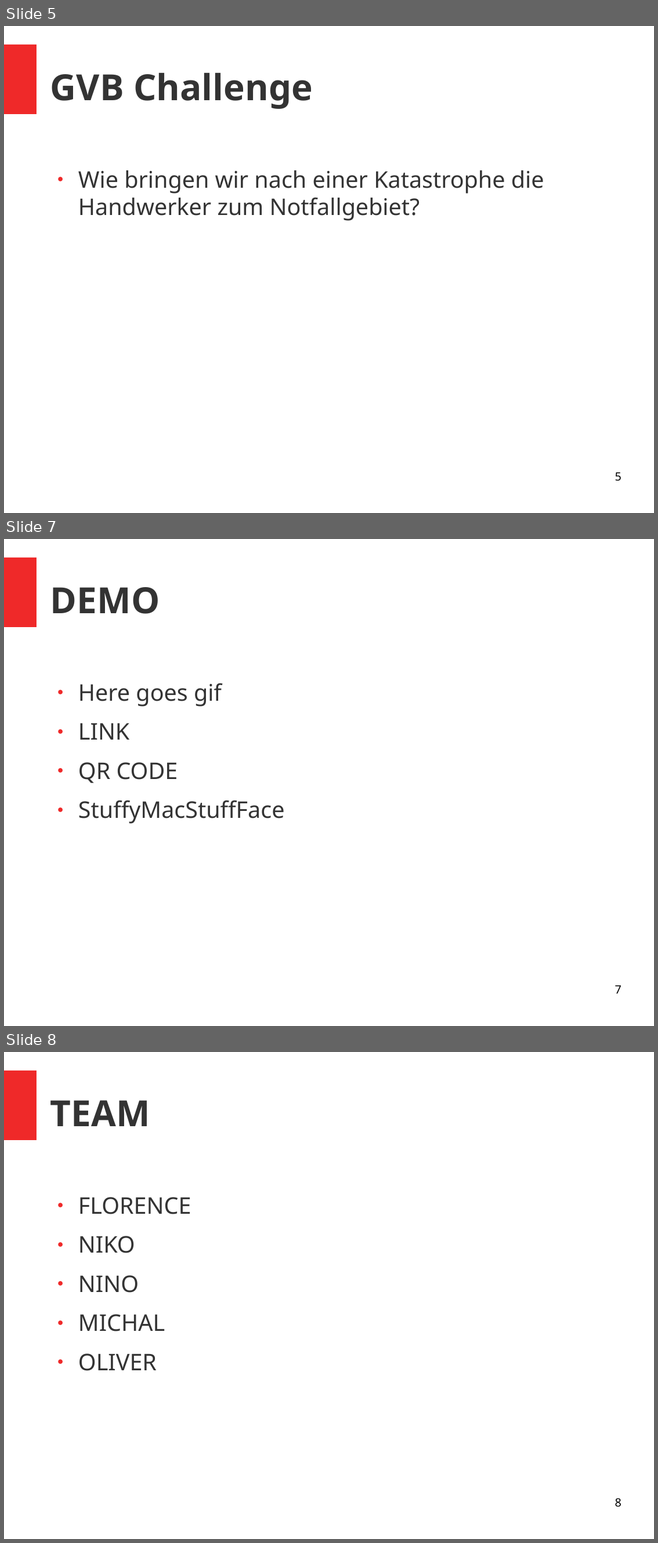
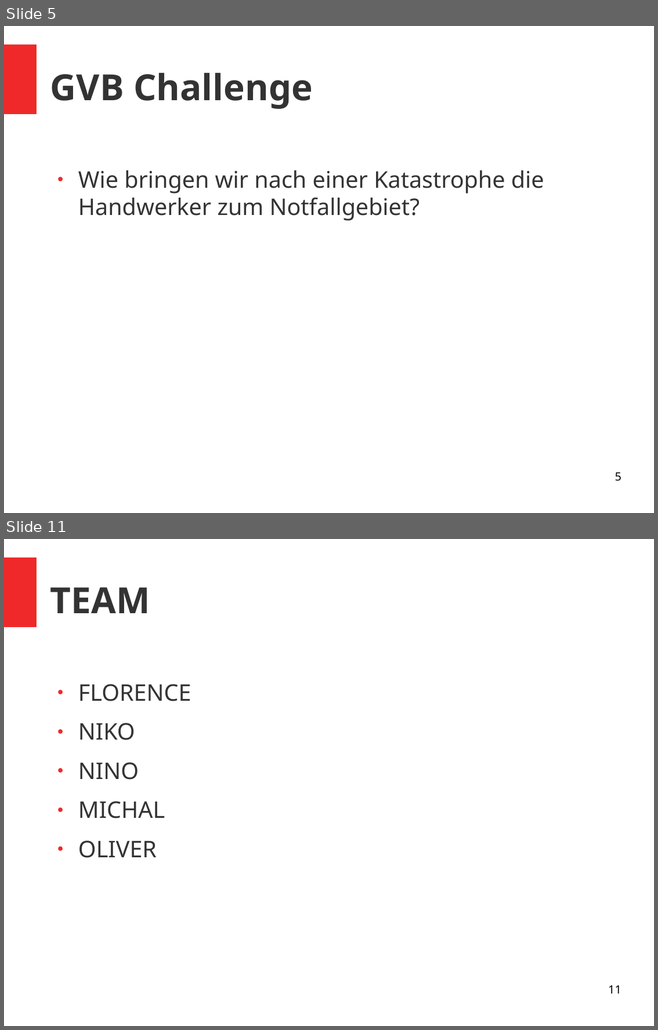
Before and after one commit to ninomllr/bernhackt-2023, a slide deck: Draft_presentation.odp. Shown one above the other, each under a label of ours: slides 5, 7 and 8 before the commit, slides 5 and 11 after it; the slides between them are not shown. The pictures are 658x1543 and 658x1030 pixels, drawn with LibreOffice and Linux fonts; fonts in the diff are those of the drawing. Boxes give left, top, right and bottom in pixels: in the first picture for what was removed or moved away, otherwise in the second. Text is boxed around its words. In the diff, an @@ line names an element or a change of style, - is before the commit and + after.

```diff
--- a/Draft_presentation.odp
+++ b/Draft_presentation.odp
@@ slide 7 removed at bbox=[4, 539, 654, 1026], background #FFFFFF; not listed: 1 template element that a slide beside it also shows @@
@@ title removed at bbox=[50, 587, 160, 614] @@
-DEMO
@@ text removed at bbox=[78, 683, 285, 824] @@
-● Here goes gif
-● LINK
-● QR CODE
-● StuffyMacStuffFace
@@ page number removed at bbox=[615, 986, 621, 994] @@
-7
@@ what was slide 8 is now slide 11 @@
@@ page number at bbox=[608, 986, 621, 994]: text changed @@
-8
+11
```
Also in this commit, not shown: 1 slide changed, 5 slides added, 1 other slide removed.
